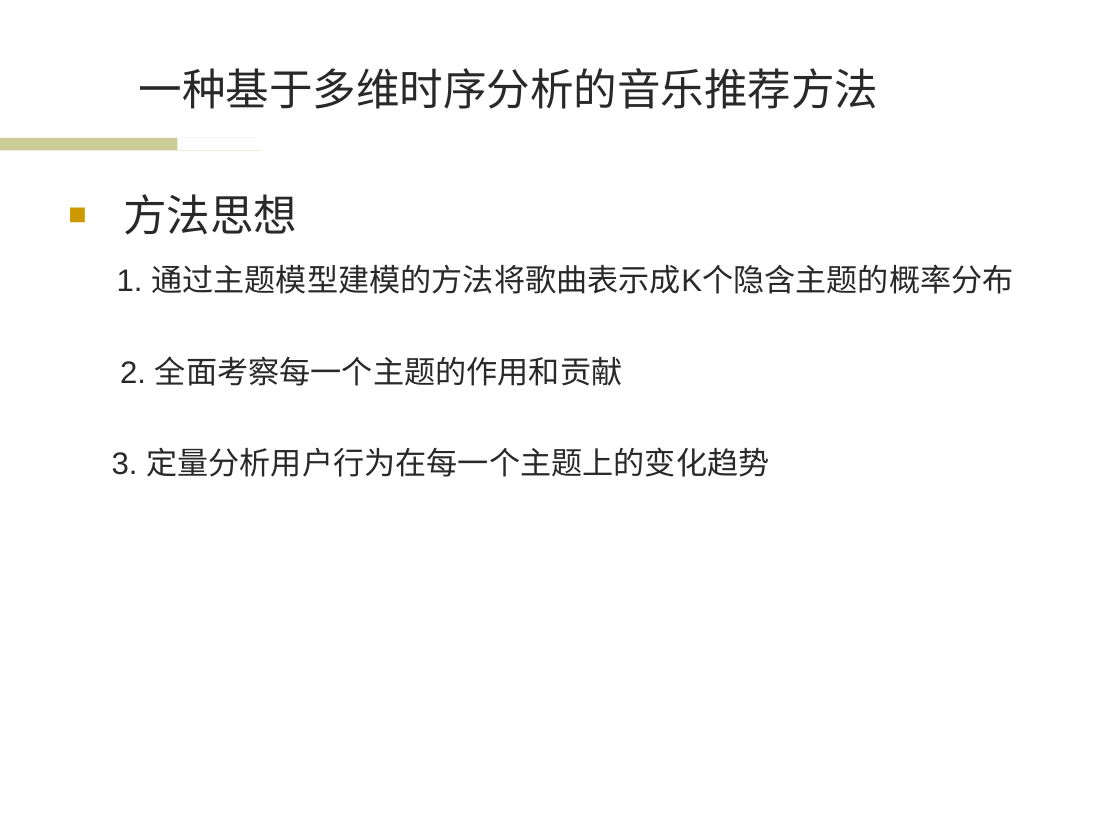
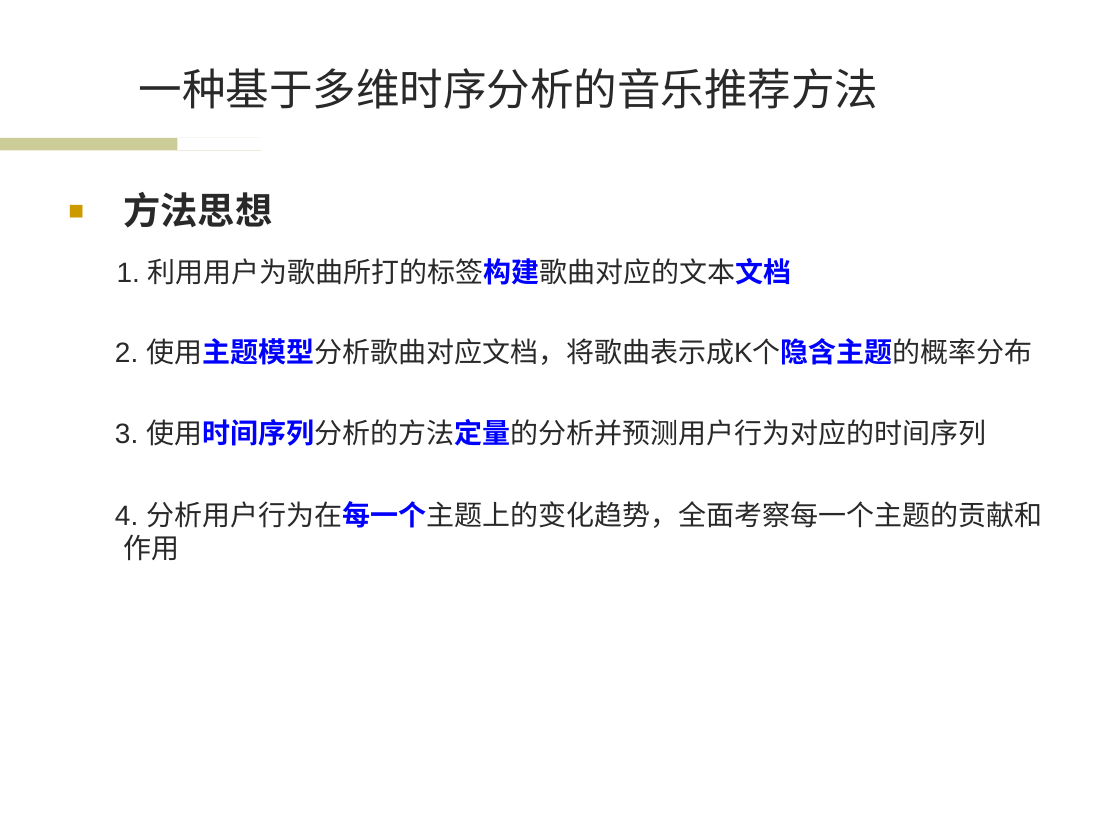
Before and after one commit to wwssttt/NJUThesis, a slide deck: slide 5 of ppt/一种基于时间序列分析的个性化音乐推荐系统及其实现.ppt. Drawn at 1120x840 pixels with LibreOffice and Linux fonts; fonts in the diff are those of the drawing; background and template pictures are left out. Boxes give left, top, right and bottom in pixels: in the first picture for what was removed or moved away, otherwise in the second. Text is boxed around its words. In the diff, an @@ line names an element or a change of style, - is before the commit and + after.

```diff
--- a/ppt/一种基于时间序列分析的个性化音乐推荐系统及其实现.ppt
+++ b/ppt/一种基于时间序列分析的个性化音乐推荐系统及其实现.ppt
@@ text at (x1=123, y1=192, x2=272, y2=228): size 28 to 24 pt, bold on in "方法思想"; less space between paragraphs @@
@@ text at (x1=115, y1=258, x2=1042, y2=561): text changed; size 20 to 18 pt @@
-1. 通过主题模型建模的方法将歌曲表示成K个隐含主题的概率分布
-2. 全面考察每一个主题的作用和贡献
-3. 定量分析用户行为在每一个主题上的变化趋势
+1. 利用用户为歌曲所打的标签构建歌曲对应的文本文档
+2. 使用主题模型分析歌曲对应文档，将歌曲表示成K个隐含主题的概率分布
+3. 使用时间序列分析的方法定量的分析并预测用户行为对应的时间序列
+4. 分析用户行为在每一个主题上的变化趋势，全面考察每一个主题的贡献和作用
```
Also in this commit, not shown: 10 other slides changed, 4 slides added, 1 slide removed.
